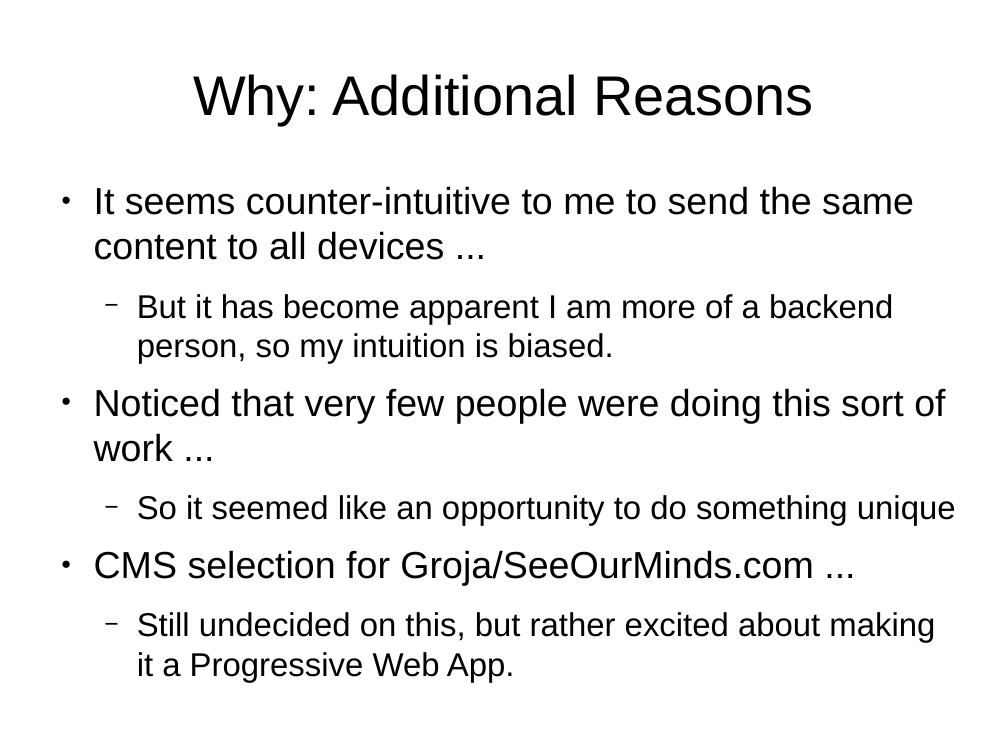
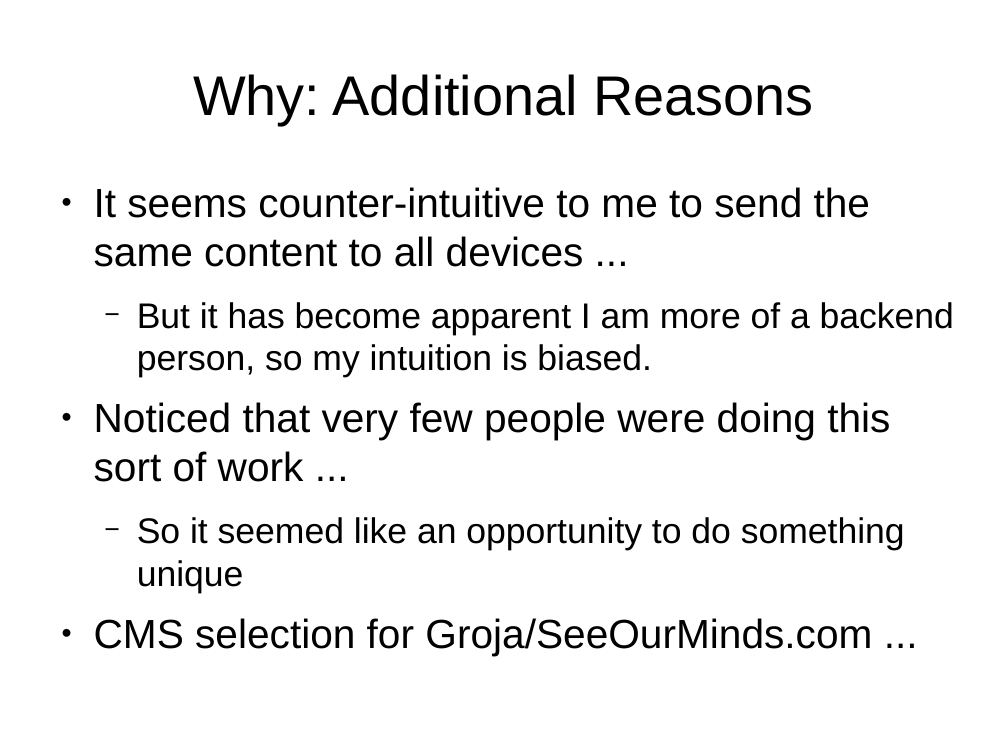
Before and after one commit to tomwhartung/jmws_accoutrements, a slide deck: slide 5 of presentations/2016_07-Drupal/9-slides.odp (slide 6 before the commit). Drawn at 1008x756 pixels with LibreOffice and Linux fonts; fonts in the diff are those of the drawing. Boxes give left, top, right and bottom in pixels: in the first picture for what was removed or moved away, otherwise in the second. Text is boxed around its words. In the diff, an @@ line names an element or a change of style, - is before the commit and + after.

```diff
--- a/presentations/2016_07-Drupal/9-slides.odp
+++ b/presentations/2016_07-Drupal/9-slides.odp
@@ text "It seems counter-intuitive to me ..." at (x1=94, y1=187, x2=954, y2=655): size 29.6 to 32 pt in "It seems counter-intuitive to me to send ...", "Noticed that very few people were doing ...", "CMS selection for Groja/SeeOurMinds.com ..."; size 25.9 to 28 pt in "But it has become apparent I am ...", "So it seemed like an opportunity to ..." @@
@@ text at (x1=137, y1=612, x2=935, y2=682): paragraph removed @@
-  − Still undecided on this, but rather excited about making it a Progressive Web App.
```
Also in this commit, not shown: 4 other slides changed, 4 slides added.
